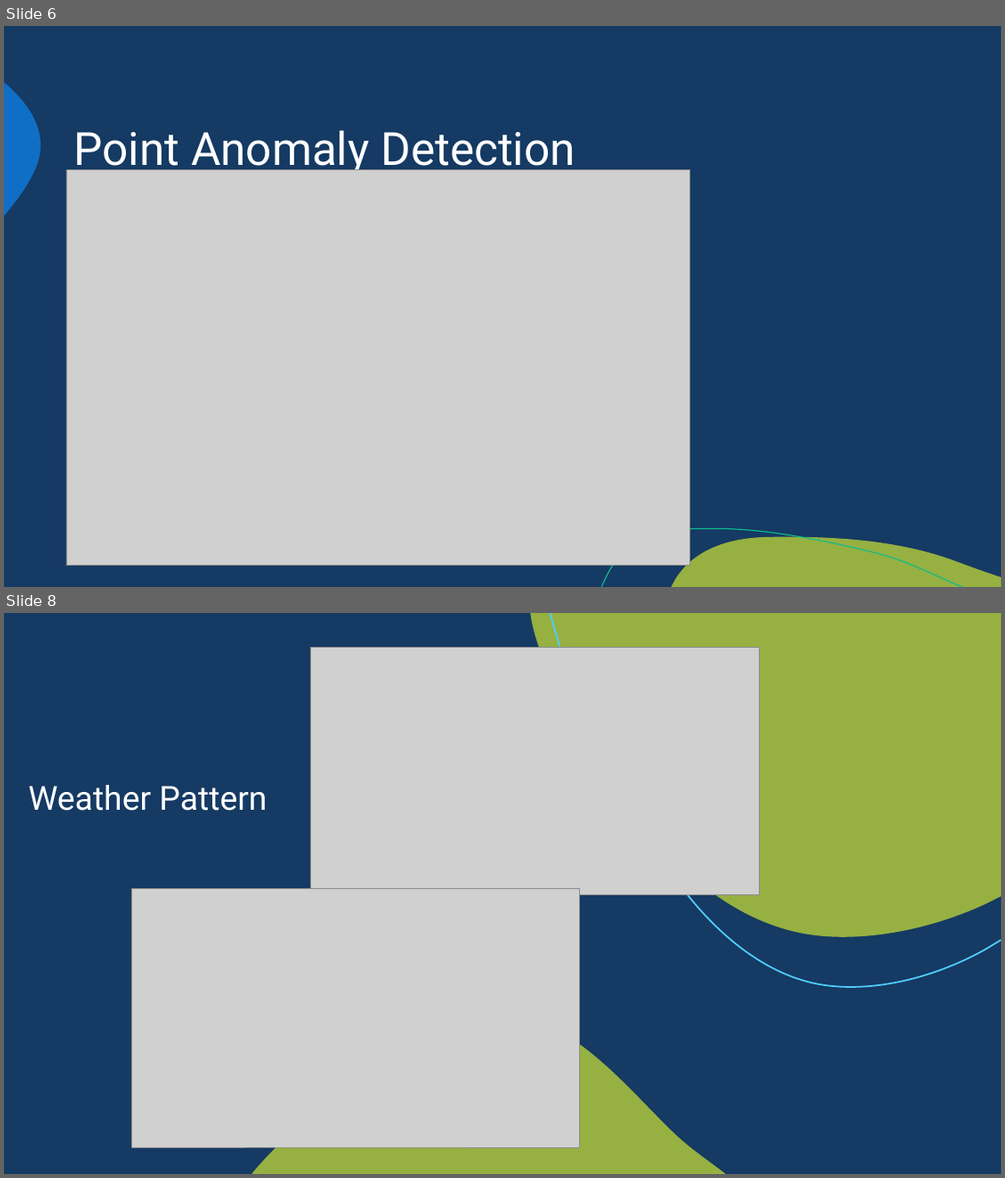
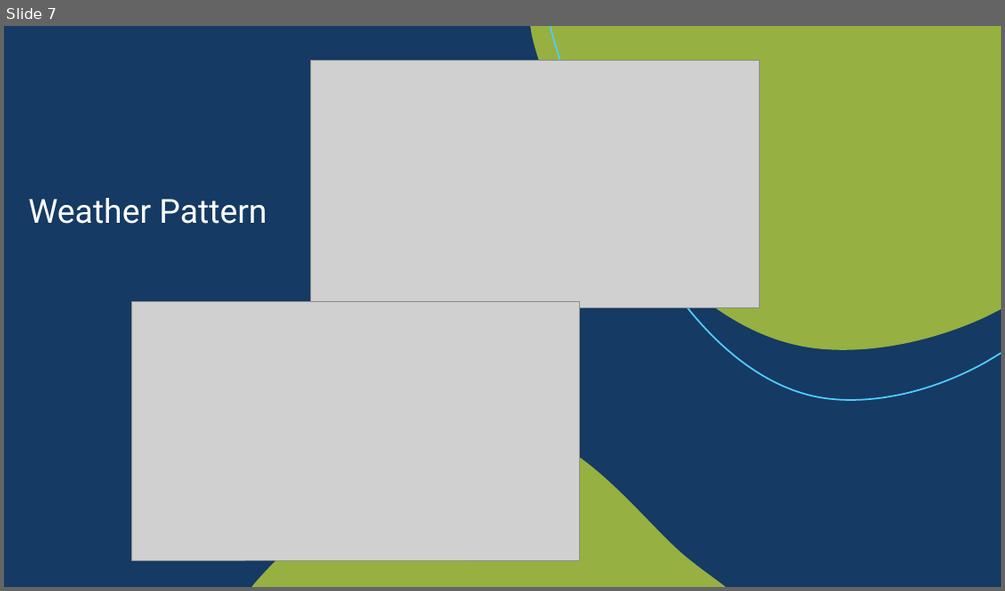
Before and after one commit to singhaniket98/Energy-Consumption-Prediction, a slide deck: presentationCapston.pptx. Shown one above the other, each under a label of ours: slides 6 and 8 before the commit, slide 7 after it; the slides between them are not shown. The pictures are 1005x1178 and 1005x591 pixels, drawn with LibreOffice and Linux fonts; fonts in the diff are those of the drawing; grey boxes stand for pictures. Boxes give left, top, right and bottom in pixels: in the first picture for what was removed or moved away, otherwise in the second. Text is boxed around its words. In the diff, an @@ line names an element or a change of style, - is before the commit and + after.

```diff
--- a/presentationCapston.pptx
+++ b/presentationCapston.pptx
@@ slide 6 removed at box(4, 26, 1001, 587), background #153A63; not listed: 3 template elements that a slide beside it also shows @@
@@ title removed at box(73, 130, 575, 176) @@
-Point Anomaly Detection
@@ picture removed at box(66, 170, 689, 566) @@
@@ what was slide 8 is now slide 7 @@
```
Also in this commit, not shown: 1 slide changed, 4 slides added, 2 other slides removed, 3 other files.
